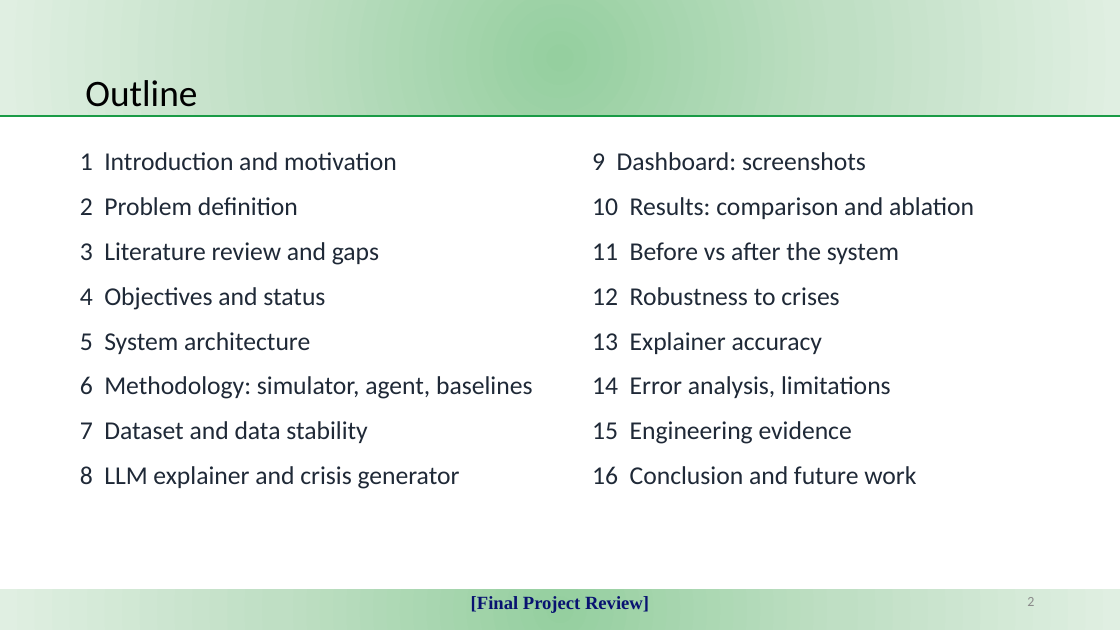
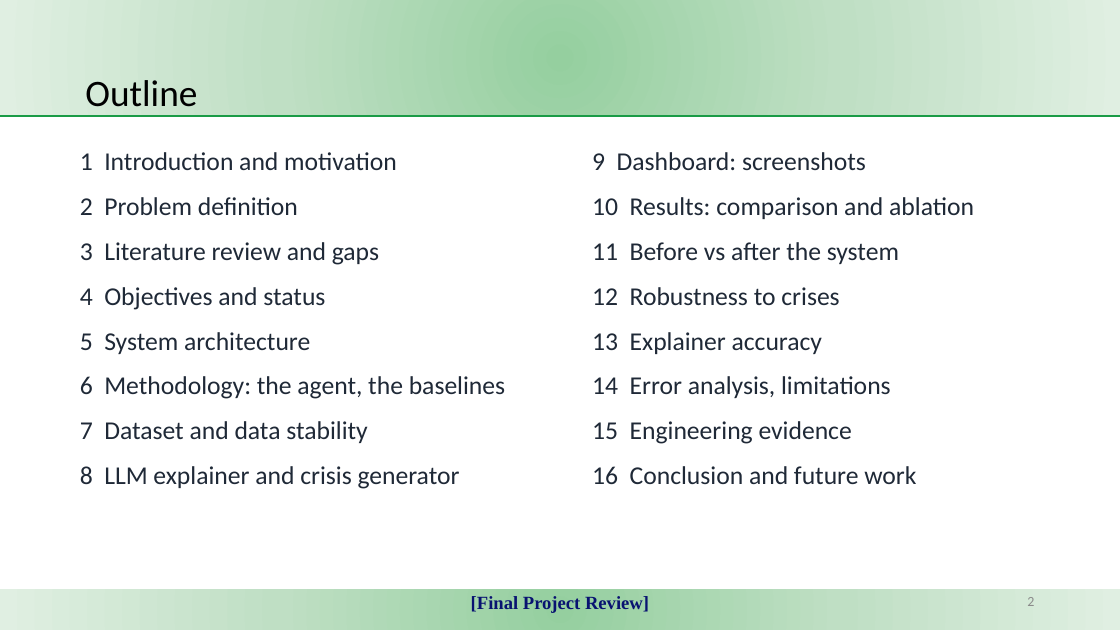
Before and after one commit to KJSK-Koushik/Supply-AI-RL-Explainable-supply-chain-Optimisation, a slide deck: slide 2 of reports/SupplyAI-RL_Final_Project_Review.pptx. Drawn at 1120x630 pixels with LibreOffice and Linux fonts; fonts in the diff are those of the drawing. Boxes give left, top, right and bottom in pixels: in the first picture for what was removed or moved away, otherwise in the second. Text is boxed around its words. In the diff, an @@ line names an element or a change of style, - is before the commit and + after.

```diff
--- a/reports/SupplyAI-RL_Final_Project_Review.pptx
+++ b/reports/SupplyAI-RL_Final_Project_Review.pptx
@@ text at bbox=[80, 376, 505, 399]: text changed @@
-6 Methodology: simulator, agent, baselines
+6 Methodology: the agent, the baselines
```
Also in this commit, not shown: 6 other slides changed, 4 slides removed, 3 other files.
